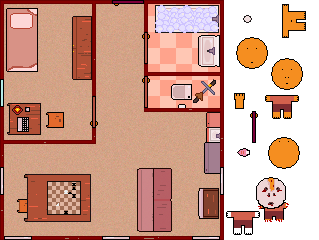
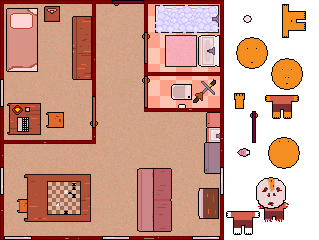
Before/after of a 319px x 240px layered artwork. What changed in the layer stack:
painted on "Layer 1 copy 36" over left=1, top=80, right=3, bottom=106
painted on "Layer 40" over left=203, top=190, right=218, bottom=217
showed "Layer 19" over left=165, top=35, right=197, bottom=67
added layer "Layer 55 copy" above "Layer 55" over left=47, top=8, right=57, bottom=14
added layer "Layer 55" above "Layer 43" over left=44, top=6, right=60, bottom=22
